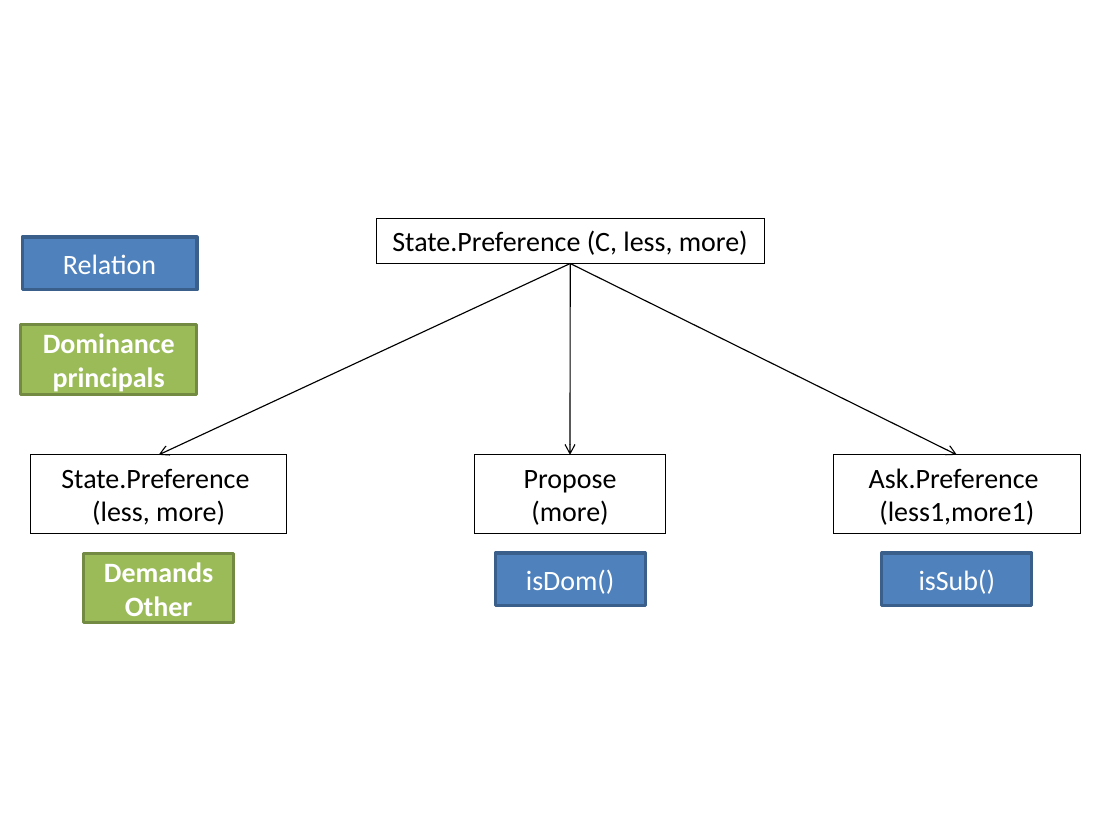
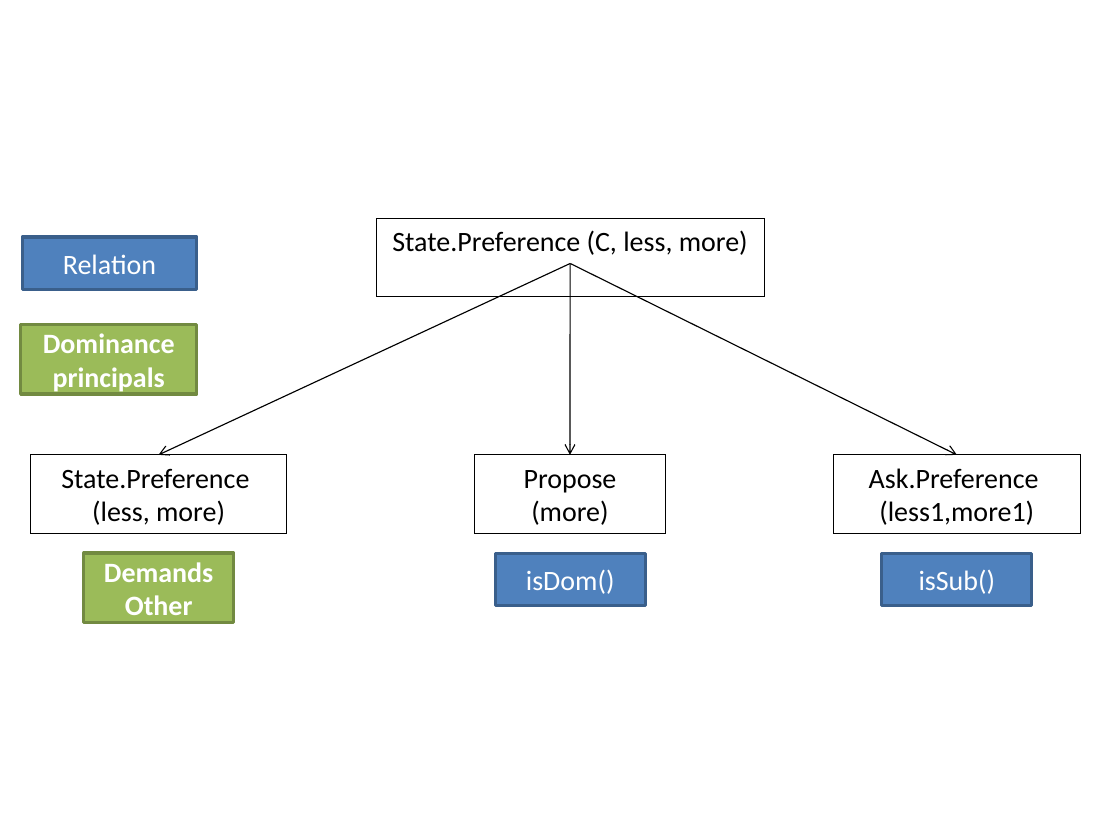
Before and after one commit to Olydia/Discolog, a slide deck: slide 1 of dominance_in_dialogue/figs/utterances_v2.pptx. Drawn at 1120x840 pixels with LibreOffice and Linux fonts; fonts in the diff are those of the drawing. Boxes give left, top, right and bottom in pixels: in the first picture for what was removed or moved away, otherwise in the second. Text is boxed around its words. In the diff, an @@ line names an element or a change of style, - is before the commit and + after.

```diff
--- a/dominance_in_dialogue/figs/utterances_v2.pptx
+++ b/dominance_in_dialogue/figs/utterances_v2.pptx
@@ rectangle "State.Preference (C, less, more)": place and size @@
-rectangle "State.Preference (C, less, more)" at <box>376,218,764,263</box>
+rectangle "State.Preference (C, less, more)" at <box>376,218,764,297</box>
@@ arrow (570, 263) - (159, 455): stroke #000000 0.75 pt to #000000 0.74 pt @@
@@ arrow (570, 263) - (956, 455): stroke #000000 0.75 pt to #000000 0.74 pt @@
@@ arrow (570, 263) - (570, 455): stroke #000000 0.75 pt to #000000 0.74 pt @@
```
Also in this commit, not shown: 3 other slides changed, 1 slide added, 10 other files.
